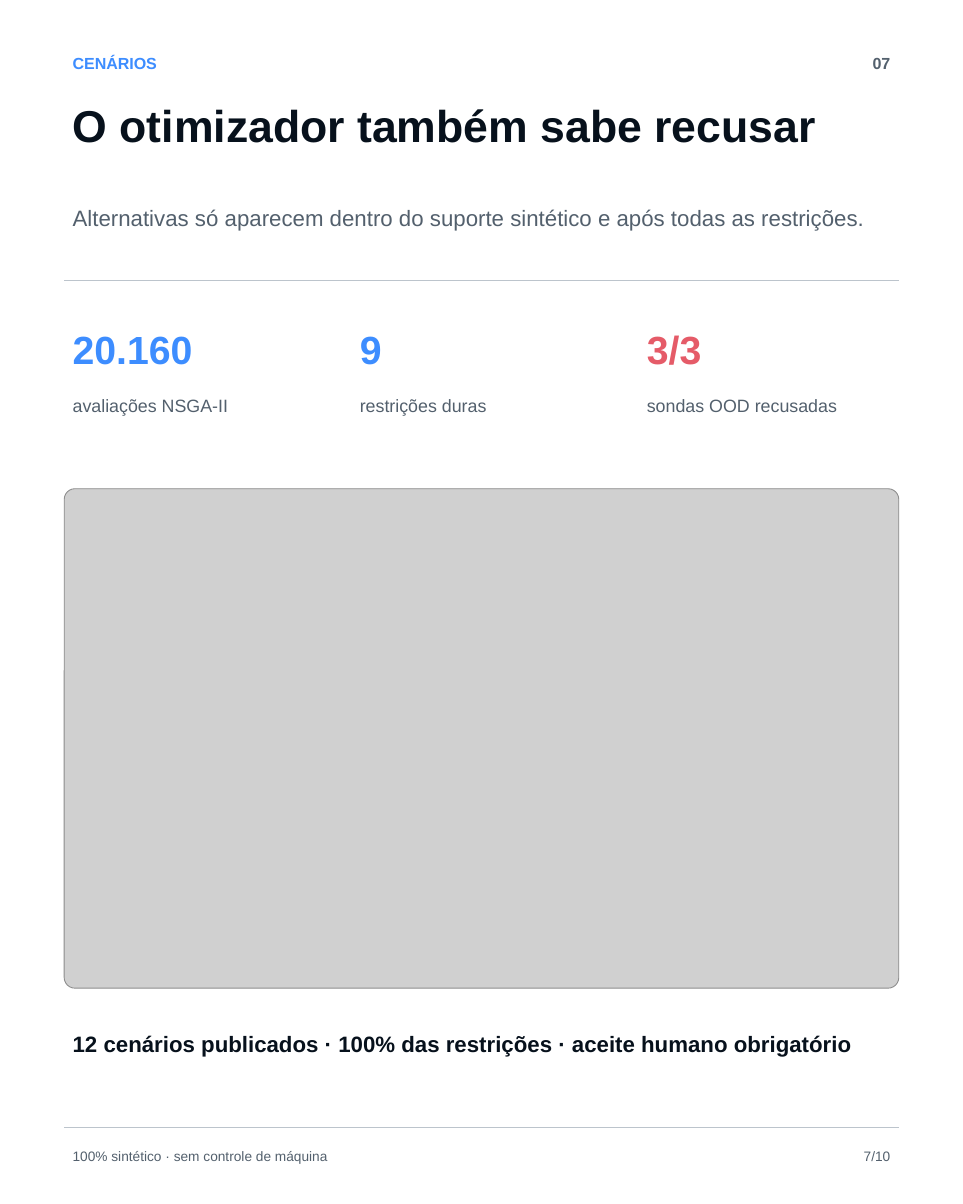
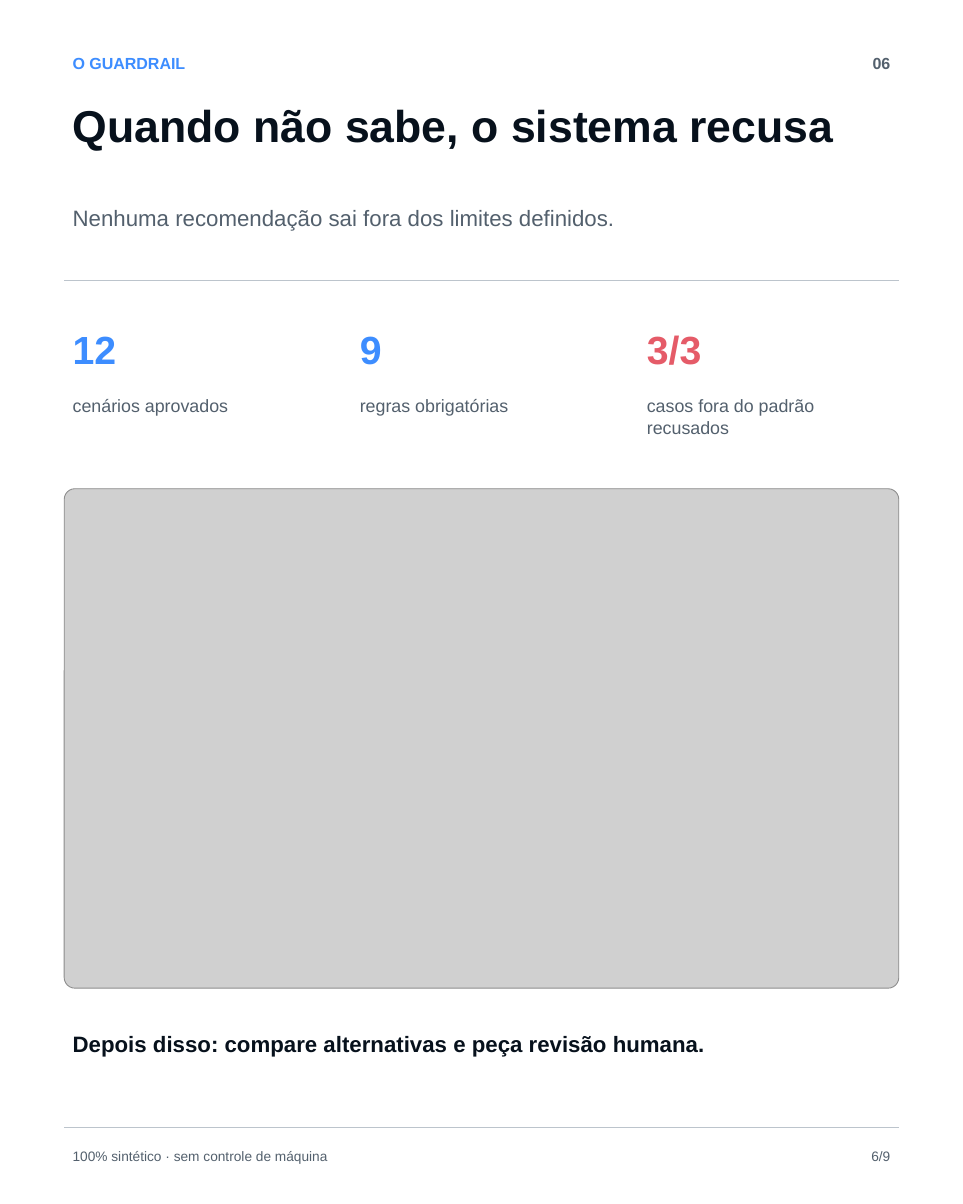
Before and after one commit to bryanleme/steelFlow-ai, a slide deck: slide 6 of docs/SteelFlow_AI_LinkedIn_Carousel.pptx (slide 7 before the commit). Drawn at 963x1204 pixels with LibreOffice and Linux fonts; fonts in the diff are those of the drawing; grey boxes stand for pictures. Boxes give left, top, right and bottom in pixels: in the first picture for what was removed or moved away, otherwise in the second. Text is boxed around its words. In the diff, an @@ line names an element or a change of style, - is before the commit and + after.

```diff
--- a/docs/SteelFlow_AI_LinkedIn_Carousel.pptx
+++ b/docs/SteelFlow_AI_LinkedIn_Carousel.pptx
@@ text at [73,58,185,69]: text changed @@
-CENÁRIOS
+O GUARDRAIL
@@ text at [873,58,891,69]: text changed @@
-07
+06
@@ text at [73,109,833,151]: text changed @@
-O otimizador também sabe recusar
+Quando não sabe, o sistema recusa
@@ text at [73,210,614,231]: text changed @@
-Alternativas só aparecem dentro do suporte sintético e após todas as restrições.
+Nenhuma recomendação sai fora dos limites definidos.
@@ text at [73,336,117,364]: text changed @@
-20.160
+12
@@ text at [73,399,228,416]: text changed @@
-avaliações NSGA-II
+cenários aprovados
@@ text at [360,399,508,416]: text changed @@
-restrições duras
+regras obrigatórias
@@ text at [647,399,814,434]: text changed @@
-sondas OOD recusadas
+casos fora do padrão
+recusados
@@ text at [73,1036,704,1057]: text changed @@
-12 cenários publicados · 100% das restrições · aceite humano obrigatório
+Depois disso: compare alternativas e peça revisão humana.
@@ text at [871,1151,890,1161]: text changed @@
-7/10
+6/9
```
Also in this commit, not shown: 8 other slides changed, 1 slide removed, 3 other files.
